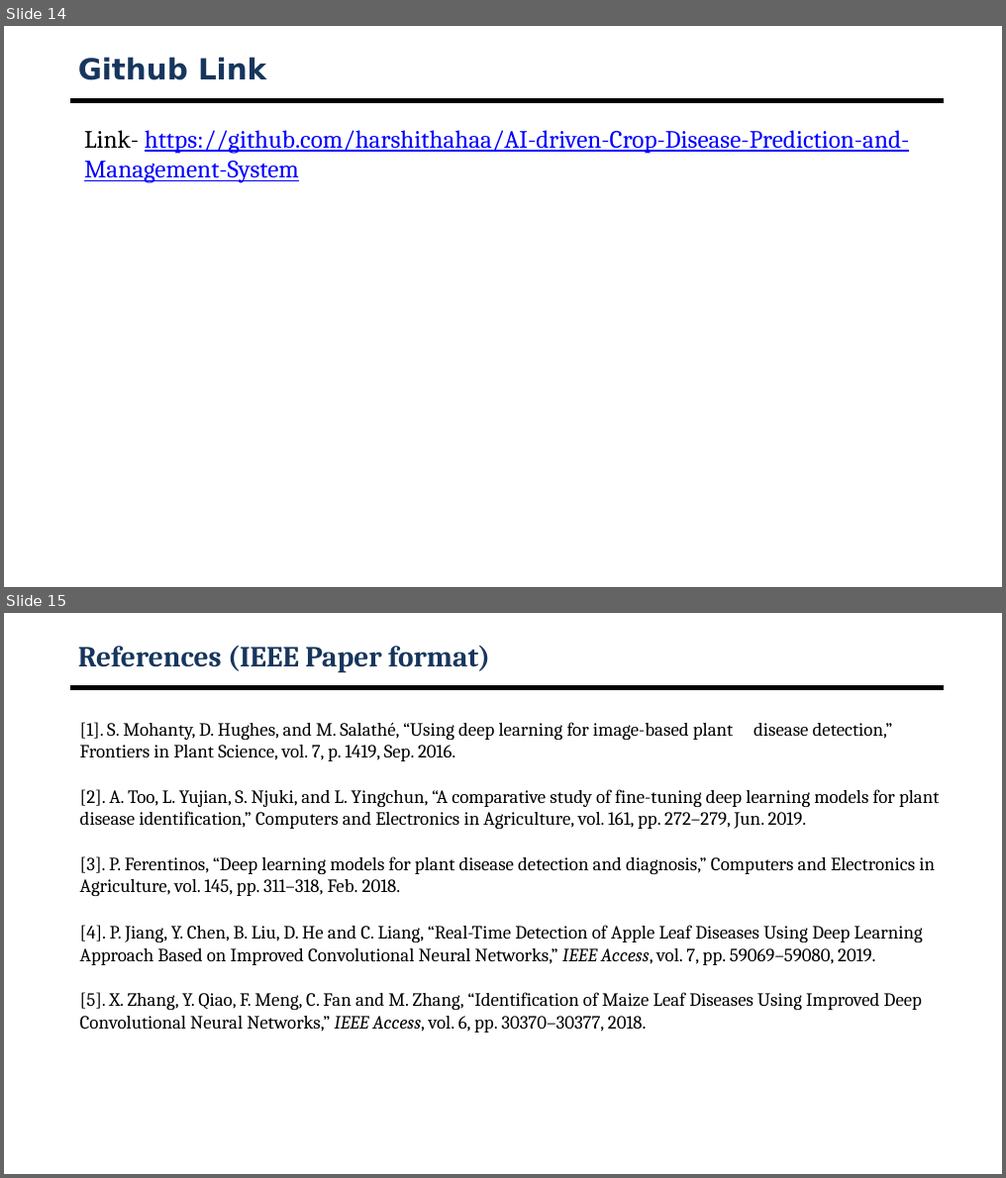
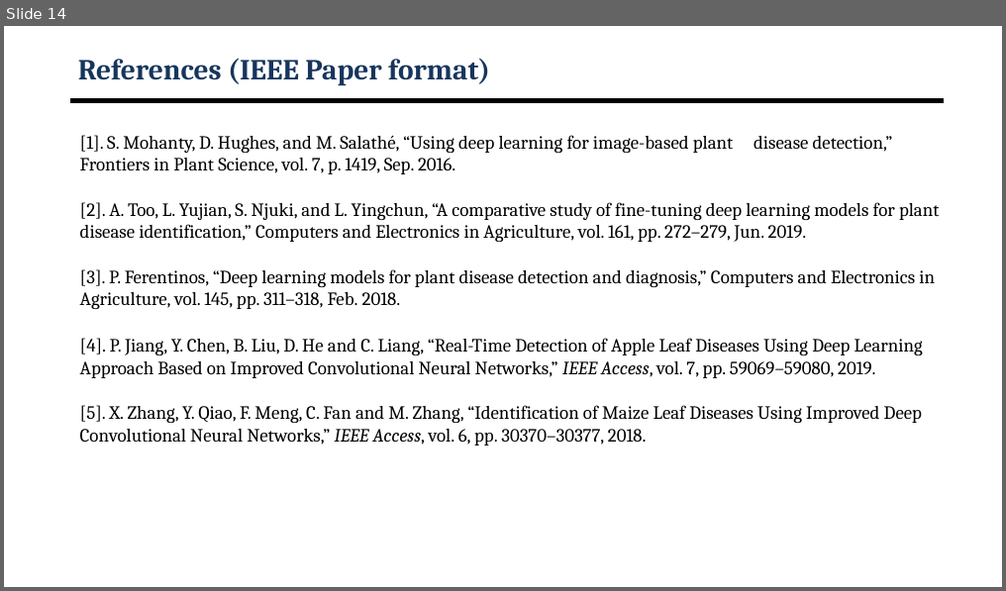
Before and after one commit to harshithahaa/AI-driven-Crop-Disease-Prediction-and-Management-System, a slide deck: ISE23_AI-Driven Crop Disease Prediction and Management System_Review2.pptx. Shown one above the other, each under a label of ours: slides 14 and 15 before the commit, slide 14 after it. The pictures are 1006x1178 and 1006x591 pixels, drawn with LibreOffice and Linux fonts; fonts in the diff are those of the drawing; background and template pictures are left out. Boxes give left, top, right and bottom in pixels: in the first picture for what was removed or moved away, otherwise in the second. Text is boxed around its words. In the diff, an @@ line names an element or a change of style, - is before the commit and + after.

```diff
--- a/ISE23_AI-Driven Crop Disease Prediction and Management System_Review2.pptx
+++ b/ISE23_AI-Driven Crop Disease Prediction and Management System_Review2.pptx
@@ slide 14 removed at (4,26,1002,587), background #FFFFFF; not listed: 1 template element that a slide beside it also shows @@
@@ title removed at (78,57,266,80) @@
-Github Link
@@ text removed at (84,130,910,183) @@
-Link- https://github.com/harshithahaa/AI-driven-Crop-Disease-Prediction-and-Management-System
@@ what was slide 15 is now slide 14 @@
```
Also in this commit, not shown: 6 slides changed, 1 other file.
